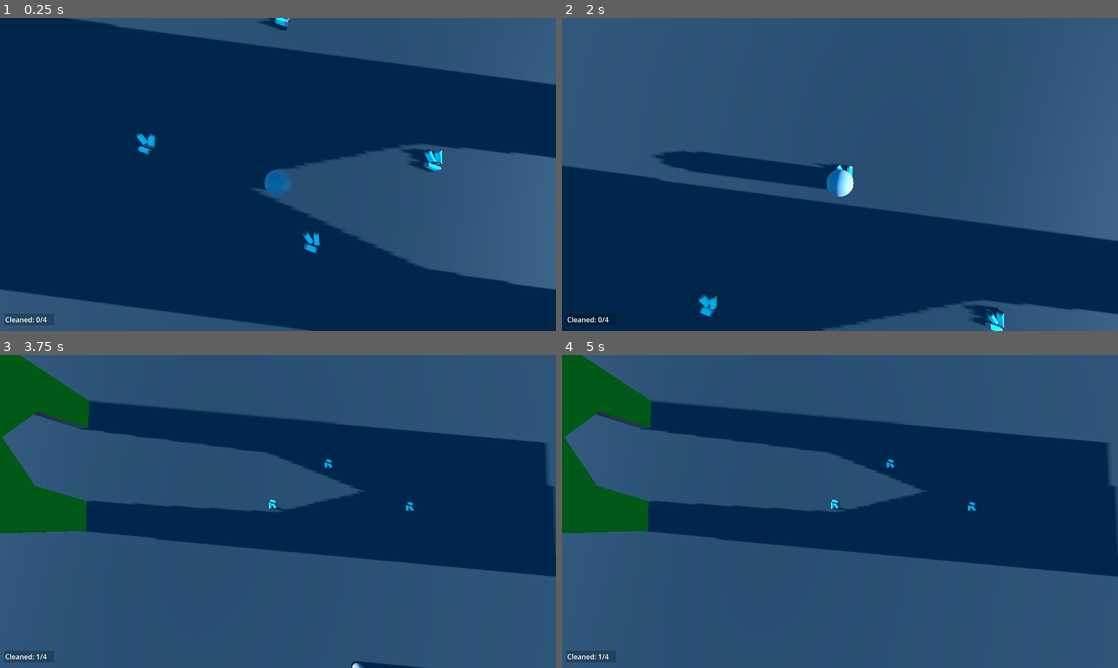
Above: before the commit, frames 1-4 (two rows, left to right).
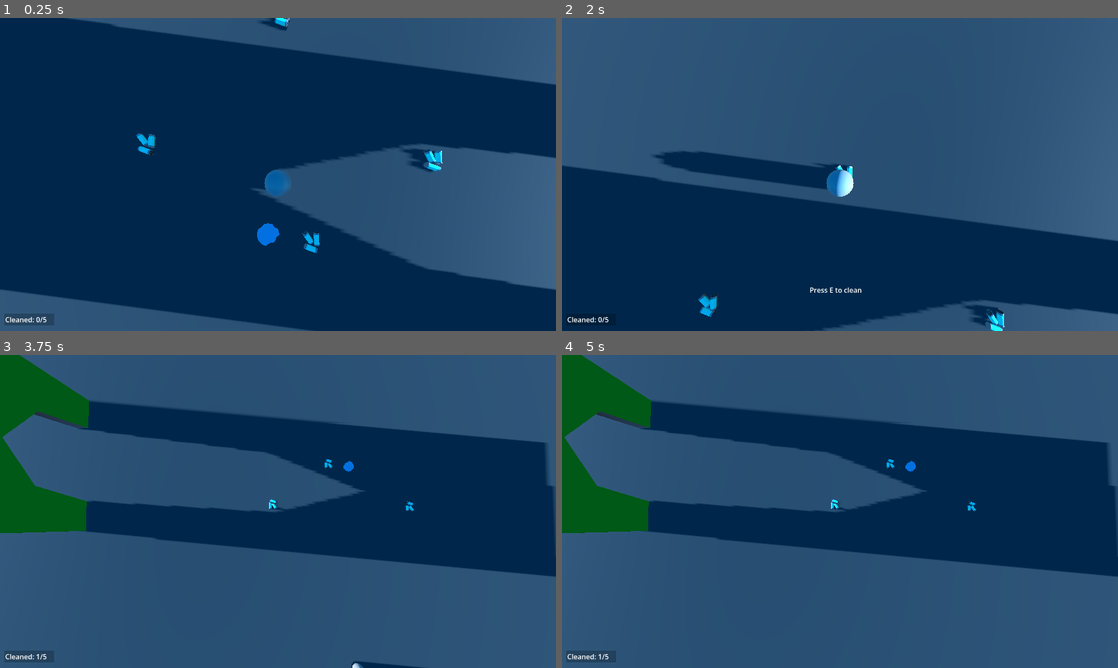
Above: after the commit, the same moments.

Repository: JustDavide/JanitorDemo
Game: Godot game, scene res://scenes/main.tscn
Same seed, same stepped clock (60 frames per second), same inputs: the game is played once before the commit and once after it.
Inputs (mouse positions are in pixels of both pictures, inside the frame that each line leads up to):
- Up to frame 1 (0.25 s): no input
- Up to frame 2 (2 s): tap Enter at 0.5 s; move the mouse to (867, 174) at 0.52 s; hold E (Interact) 0.53-1.28 s; hold W (Forwards) from 0.53 s (still down); tap Space (Jump) at 0.77, 1.52 s; move the mouse to (812, 174) at 1.27 s; tap E (Interact) at 1.35 s
- Up to frame 3 (3.75 s): keep holding W (Forwards); tap E (Interact) at 2, 3.05 s; move the mouse to (289, 505) at 2.02 s; hold E (Interact) 2.03-2.78 s; click (289, 505) at 2.1 s; move the mouse to (272, 517) at 2.77 s; tap Shift (Run) at 2.85 s; tap Space (Jump) at 3.02 s; move the mouse to (316, 514) at 3.52 s; hold E (Interact) from 3.53 s (still down); tap Ctrl (SwitchCamera) at 3.6 s
- Up to frame 4 (5 s): keep holding W (Forwards); tap Space (Jump) at 3.77, 4.52 s; tap Enter at 4.25 s; move the mouse to (795, 508) at 4.27 s; release E (Interact) at 4.28 s; tap E (Interact) at 4.35 s

The runs differ from the first frame. In frame 1, 0.2% of the frame differs, in the area x 7-51%, y 65-98%; in frame 2, less than 0.1%; in frame 3, less than 0.1%; in frame 4, less than 0.1%.

Commit message:
added puddle to clean, added progress bar for puddle cleaning, fixed a bunch of stuff i don't remember

Diff:
--- /dev/null
+++ b/assets/trash/puddle.tscn
@@ -0,0 +1,19 @@
+[gd_scene format=3 uid="uid://bxg0wbwds88vq"]
+
+[ext_resource type="Script" uid="uid://b7a8p5685mwy1" path="res://scripts/Puddles.gd" id="1_068ss"]
+[ext_resource type="PackedScene" uid="uid://c5bwjr0jbdhqd" path="res://assets/models/Puddle.fbx" id="1_day5a"]
+
+[sub_resource type="BoxShape3D" id="BoxShape3D_068ss"]
+size = Vector3(1.029602, 0.40679932, 1.1498413)
+
+[node name="Puddle" type="Node3D" unique_id=369697662]
+script = ExtResource("1_068ss")
+
+[node name="Puddle" parent="." unique_id=1063905784 instance=ExtResource("1_day5a")]
+transform = Transform3D(0.18313417, 0, 0, 0, 1, 0, 0, 0, 0.18554108, 0, 0.025059938, 0)
+
+[node name="Area3D" type="Area3D" parent="." unique_id=334766939]
+
+[node name="CollisionShape3D" type="CollisionShape3D" parent="Area3D" unique_id=13998190]
+transform = Transform3D(1, 0, 0, 0, 1, 0, 0, 0, 1, 0.014801025, 0.007659912, 0.017730713)
+shape = SubResource("BoxShape3D_068ss")
--- a/scenes/Player.tscn
+++ b/scenes/Player.tscn
@@ -35,6 +35,16 @@
 MarginContainer/constants/margin_left = 2
 MarginContainer/constants/margin_top = 2
 PanelContainer/styles/panel = SubResource("StyleBoxFlat_mdl7e")
+
+[sub_resource type="StyleBoxFlat" id="StyleBoxFlat_3li8b"]
+bg_color = Color(0.6745098, 0.29411766, 0.21176471, 0.22352941)
+
+[sub_resource type="StyleBoxFlat" id="StyleBoxFlat_qu4a1"]
+bg_color = Color(0, 0.63529414, 0.95686275, 0.6156863)
+
+[sub_resource type="Theme" id="Theme_70d11"]
+ProgressBar/styles/background = SubResource("StyleBoxFlat_3li8b")
+ProgressBar/styles/fill = SubResource("StyleBoxFlat_qu4a1")
 
 [sub_resource type="SphereShape3D" id="SphereShape3D_qu4a1"]
 radius = 0.9989629
@@ -97,6 +107,26 @@
 text = "PLACEHOLDER"
 script = ExtResource("5_qu4a1")
 
+[node name="Tooltip" type="Label" parent="UI" unique_id=1645969908]
+visible = false
+layout_mode = 0
+offset_left = 570.0
+offset_top = 614.0
+offset_right = 691.0
+offset_bottom = 637.0
+text = "Press E to clean"
+
+[node name="MopProgress" type="ProgressBar" parent="UI" unique_id=1328388539]
+visible = false
+layout_mode = 0
+offset_left = 568.0
+offset_top = 635.0
+offset_right = 738.0
+offset_bottom = 662.0
+theme = SubResource("Theme_70d11")
+max_value = 1.0
+show_percentage = false
+
 [node name="Area3D" type="Area3D" parent="." unique_id=2046823731]
 
 [node name="CollisionShape3D" type="CollisionShape3D" parent="Area3D" unique_id=2122494127]
--- a/scenes/main.tscn
+++ b/scenes/main.tscn
@@ -2,6 +2,7 @@
 
 [ext_resource type="PackedScene" uid="uid://bgfdjuhf7oacr" path="res://scenes/Player.tscn" id="1_jjgbg"]
 [ext_resource type="PackedScene" uid="uid://deu44euh4qkt8" path="res://assets/trash/bunch_of_cans.tscn" id="2_0wfyh"]
+[ext_resource type="PackedScene" uid="uid://bxg0wbwds88vq" path="res://assets/trash/puddle.tscn" id="3_sugp2"]
 
 [sub_resource type="ProceduralSkyMaterial" id="ProceduralSkyMaterial_7u77a"]
 sky_top_color = Color(0, 0.3943951, 0.75831825, 1)
@@ -102,3 +103,6 @@
 
 [node name="BunchOfCans4" parent="." unique_id=429383984 instance=ExtResource("2_0wfyh")]
 transform = Transform3D(1, 0, 0, 0, 1, 0, 0, 0, 1, -4.8361015, 0.70289195, -4.661441)
+
+[node name="Puddle" parent="." unique_id=369697662 instance=ExtResource("3_sugp2")]
+transform = Transform3D(1, 0, 0, 0, 1, 0, 0, 0, 1, -5.590452, 0.5, 5.4101534)
--- a/scripts/Cans.gd
+++ b/scripts/Cans.gd
@@ -1,7 +1,20 @@
 extends Node3D
+
+var tooltip
 
 func _ready() -> void:
 	Global.registerTrash()
+	tooltip = Global.playerUI.get_node("Tooltip")
+	$Area3D.body_entered.connect(_on_body_entered)
+	$Area3D.body_exited.connect(_on_body_exited)
+
+func _on_body_entered(body: Node3D):
+	if body.name == "Player":
+		tooltip.visible = true
+
+func _on_body_exited(body: Node3D):
+	if body.name == "Player":
+		tooltip.visible = false
 
 func clean():
 	Global.addCleaned()
--- a/scripts/CharacterController.gd
+++ b/scripts/CharacterController.gd
@@ -11,6 +11,7 @@
 
 func _ready():
 	Input.mouse_mode = Input.MOUSE_MODE_CAPTURED
+	Global.playerUI = $UI
 
 func _unhandled_input(_event: InputEvent) -> void:
 
@@ -40,10 +41,9 @@
 	var objs=$Area3D.get_overlapping_areas()
 	for obj in objs:
 		obj=obj.get_parent()
-		print(obj)
 		if obj.has_method("clean"):
-			print('if')
 			obj.clean()
+
 
 func _physics_process(delta: float) -> void:
 	# Debug Values just in case
--- /dev/null
+++ b/scripts/Puddles.gd
@@ -0,0 +1,53 @@
+extends Node3D
+
+var tooltip
+var mopBar
+var playerNear = false
+var holdTime = 0.0
+const HOLDDURATION = 4.5 # seconds
+
+func _ready() -> void:
+	Global.registerTrash()
+	tooltip = Global.playerUI.get_node("Tooltip")
+	mopBar = Global.playerUI.get_node("MopProgress")
+	$Area3D.body_entered.connect(_on_body_entered)
+	$Area3D.body_exited.connect(_on_body_exited)
+
+func _on_body_entered(body: Node3D):
+	if body.name == "Player":
+		playerNear = true
+		tooltip.text = "Hold E (4.5s) to clean"
+		tooltip.visible = true
+
+func _on_body_exited(body: Node3D):
+	if body.name == "Player":
+		playerNear = false
+		tooltip.visible = false
+		tooltip.text = "Press E to clean"
+
+func _process(delta: float) -> void:
+	if playerNear and Input.is_action_pressed("Interact"):
+		if not mopBar.visible:
+			mopBar.visible = true
+
+		holdTime += delta
+
+		mopBar.value = holdTime / HOLDDURATION
+
+		if holdTime >= HOLDDURATION:
+			mop()
+	else:
+		if mopBar.visible:
+			mopBar.visible = false
+		holdTime = 0.0
+		mopBar.value = 0
+
+# Method name changed so that I can execute it here instead
+# of doing it in the character controller (will change the whole system eventually)
+# and make a proper quest/mopping/todolist system
+func mop():
+	if mopBar.visible: # Failsafe
+		mopBar.visible = false
+		mopBar.value = 0
+	Global.addCleaned()
+	queue_free()
--- a/scripts/global.gd
+++ b/scripts/global.gd
@@ -1,6 +1,7 @@
 extends Node
 
 var debug
+var playerUI
 
 var cleaned : int = 0
 var totalTrash : int = 0
Binary file added: assets/models/Puddle.fbx
Not shown, added: assets/models/Puddle.fbx.import
Binary file added: assets/models/scene.bin
Not shown, added: scripts/Puddles.gd.uid
Not shown, added: assets/models/low_poly_-_puddle.zip
